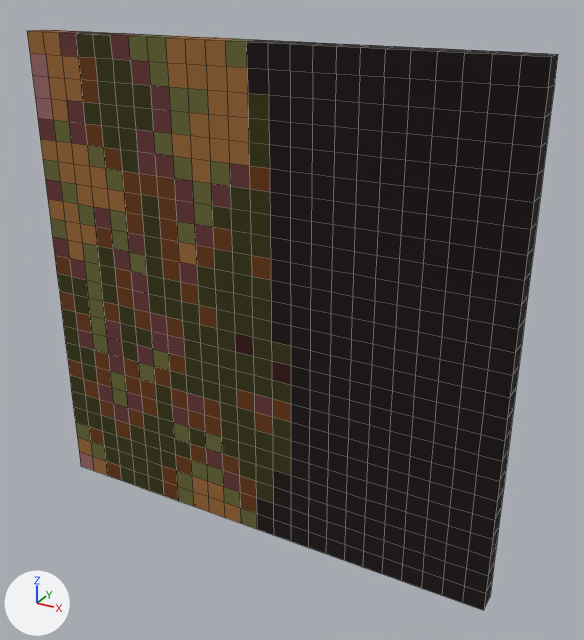
Renders of the OBJ model WindingTale2/Assets/Resources/Shapes/Shapes_24/Shape_24_46.obj from each side of a commit.
One viewpoint serves both versions: a 50 mm lens placed at (1.81, -3.01, 1.48), pointed at (0.14, 0.01, -0.03). The lights are fixed; the arrows at lower left show +X, +Y and +Z. The picture after the commit comes second. Mesh edges are drawn as thin lines. Where no turn or scale is listed for an object, it has been applied to the vertices. Vertices at exactly the same position are counted once.

The older version as bpy lines, for what is in view:
```python
me_shape_24_46 = bpy.data.meshes.new('Shape_24_46')
me_shape_24_46.from_pydata(...)  # 1250 vertices, 1248 faces; spans x -1.2..1.2, y -0.1..0.0, z -1.2..1.2
me_shape_24_46.materials.append(mat_palette)  # picture img_shape_24_46_png
ob_shape_24_46 = bpy.data.objects.new('Shape_24_46', me_shape_24_46)
ob_shape_24_46.location = (0.0, 0.0, 0.0)
```
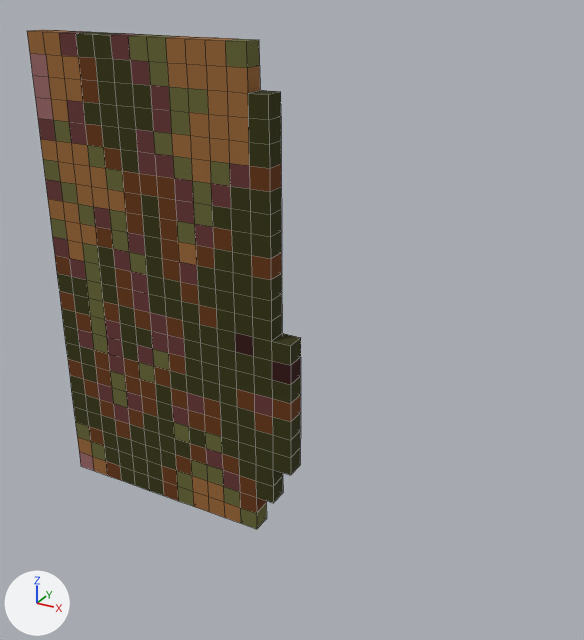
Pixel boxes [x1, y1, x2, y2] of what changed, in the pictures (584 x 640 px):
'Shape_24_46', reshaped (48% narrower, 14% shorter)
    before: [27, 30, 558, 610]
    after: [27, 30, 301, 529]
part 1 of me_shape_24_46, deleted
    before: [247, 40, 558, 610]

What changed in the scene script:
```text
Change me_shape_24_46:
    used by ob_shape_24_46; location = (0.0, 0.0, 0.0)
    remove me_shape_24_46.from_pydata(...)  # 1250 vertices, 1248 faces; spans x -1.2..1.2, y -0.1..0.0, z -1.2..1.2
    add me_shape_24_46.from_pydata(...)  # 708 vertices, 706 faces; spans x -1.2..0.2, y -0.1..0.0, z -1.2..1.2
    me_shape_24_46 part 1: 542 vertices removed from x 0.1..1.2, y -0.1..0.0, z -1.2..1.2
```
